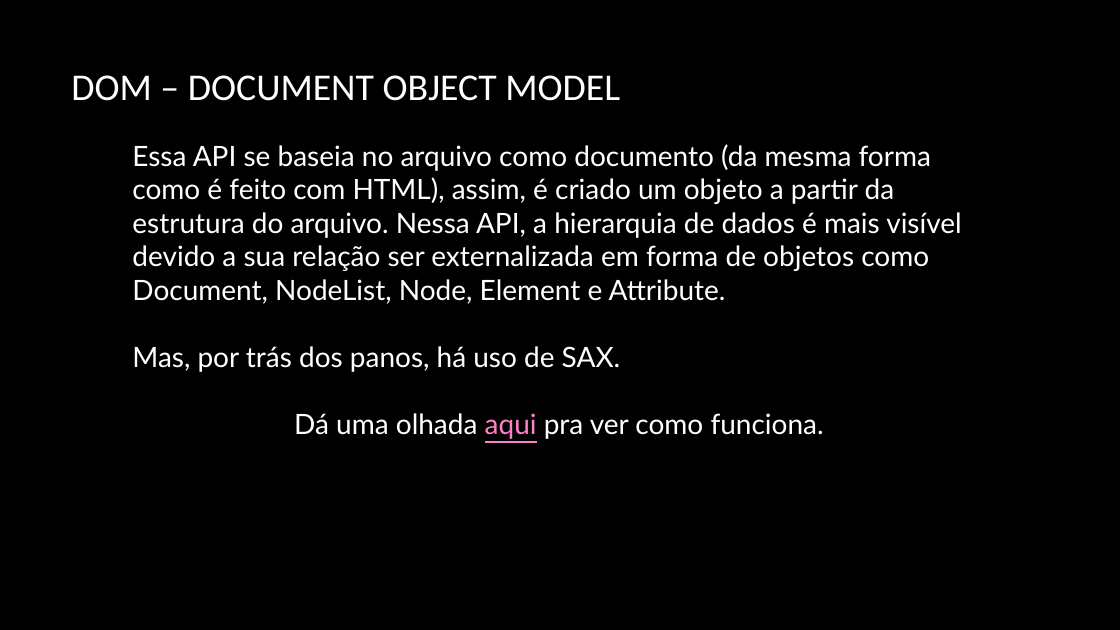
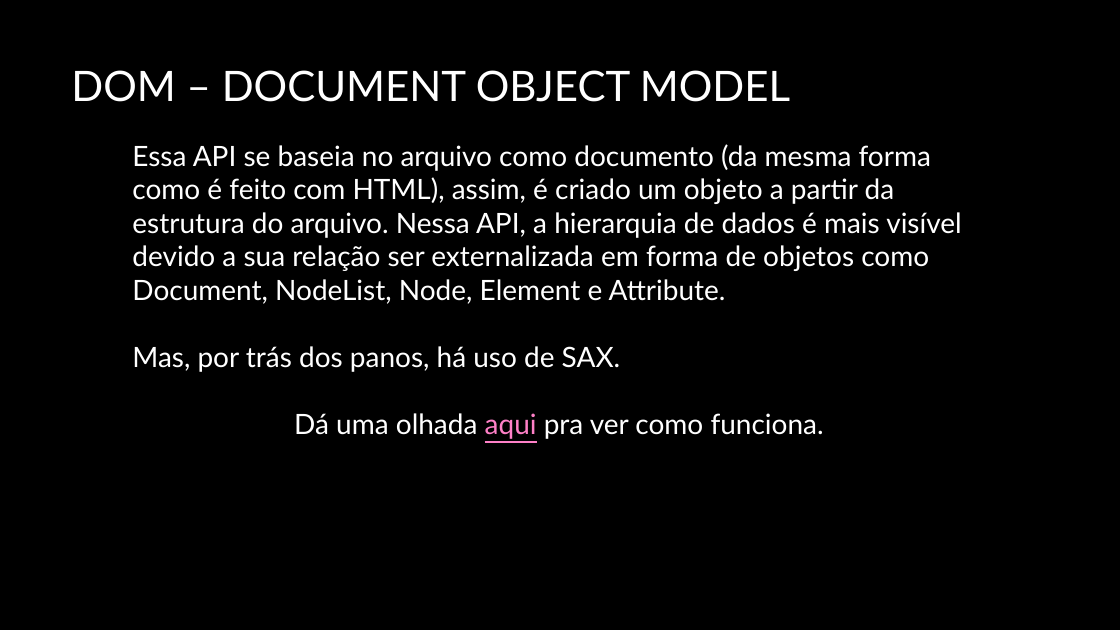
Before and after one commit to professordouglasfilho/aulasetutoriais, a slide deck: slide 13 of aulas/modulo4/Módulo 4 - Webservices.pptx. Drawn at 1120x630 pixels with LibreOffice and Linux fonts; fonts in the diff are those of the drawing; background and template pictures are left out. Boxes give left, top, right and bottom in pixels: in the first picture for what was removed or moved away, otherwise in the second. Text is boxed around its words. In the diff, an @@ line names an element or a change of style, - is before the commit and + after.

```diff
--- a/aulas/modulo4/Módulo 4 - Webservices.pptx
+++ b/aulas/modulo4/Módulo 4 - Webservices.pptx
@@ title "DOM – DOCUMENT OBJECT MODEL" at box(71, 70, 790, 102): size 32.4 to 36 pt, font Calibri to Lato @@
```
Also in this commit, not shown: 1 other slide changed, 11 slides added, 19 other files.
